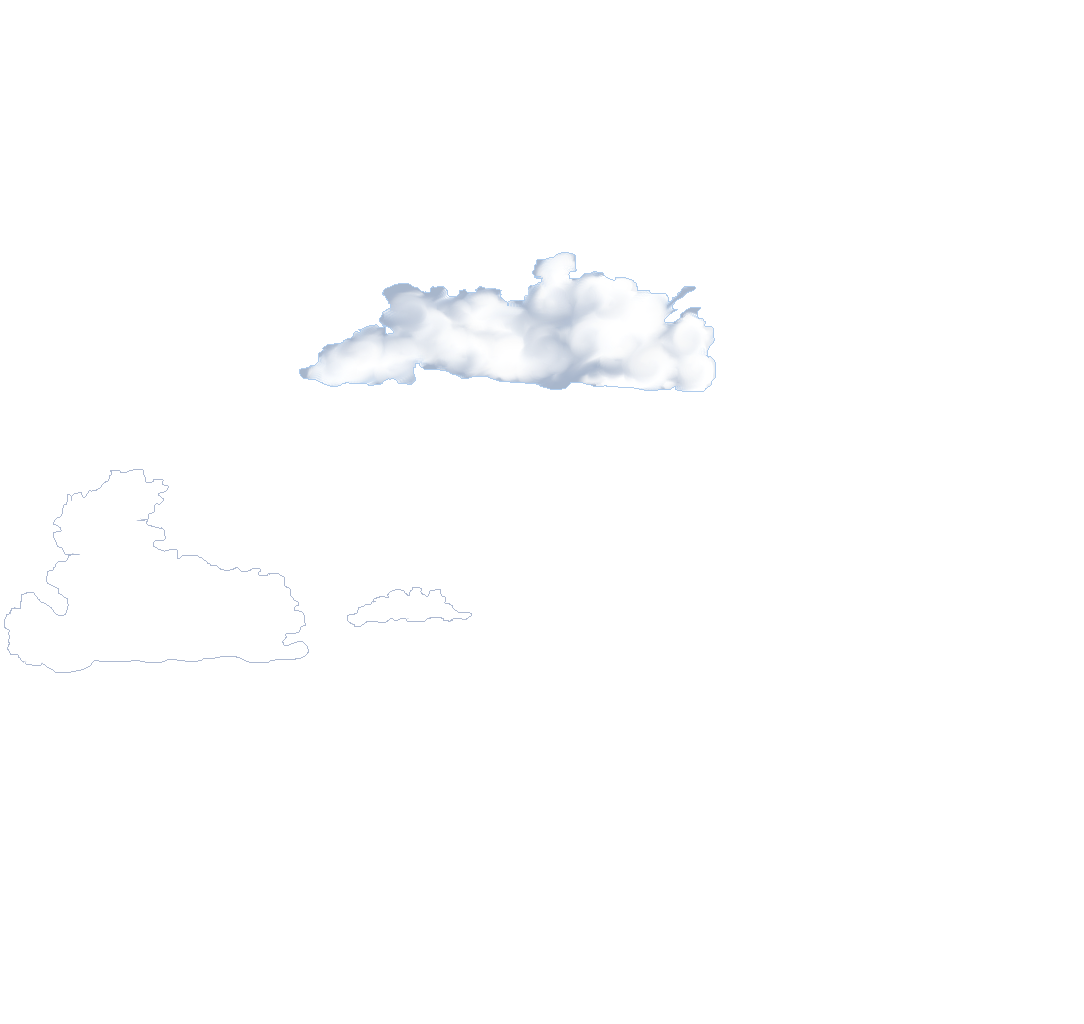
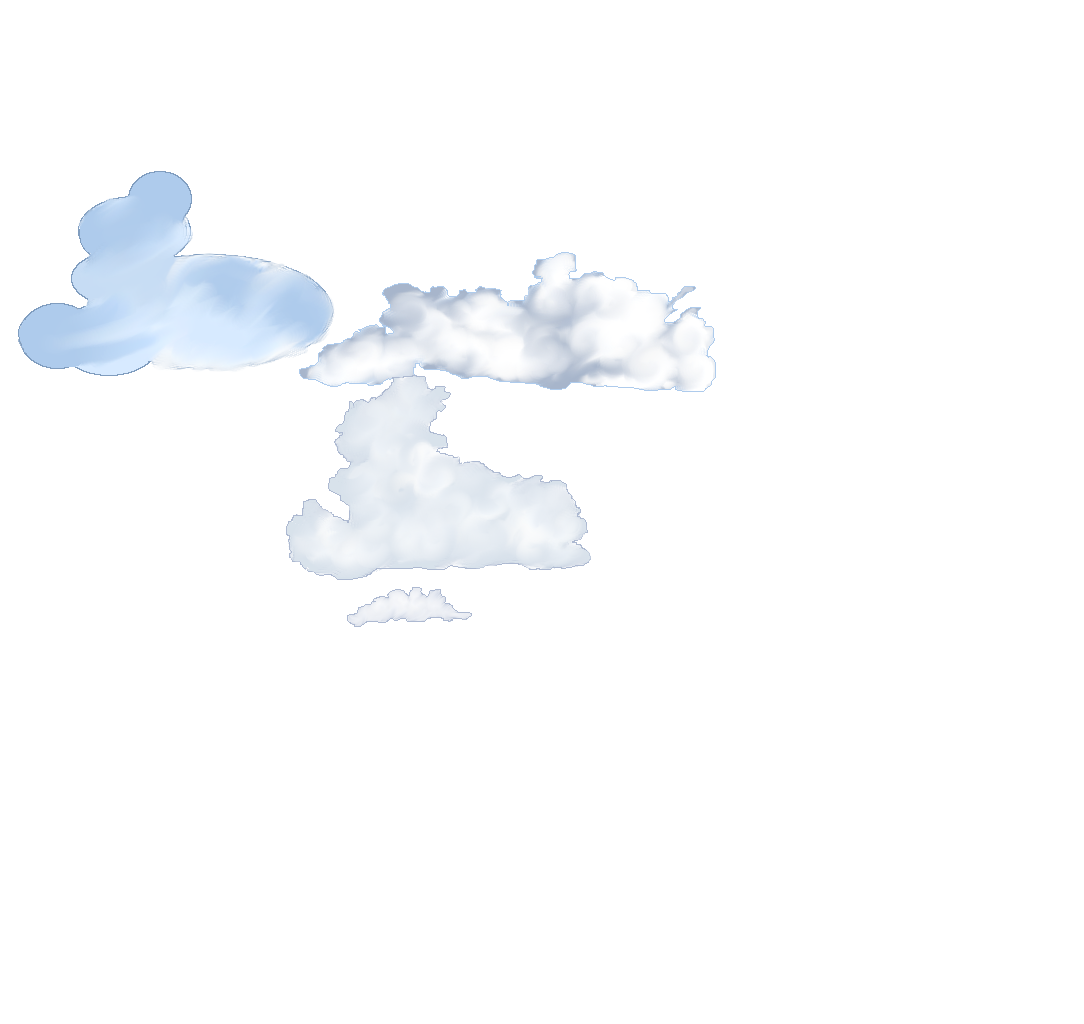
The second 1084 × 1024 image is a revision of the first. Changes to its layers:
painted on "Nuage4" over [4, 375, 591, 673]
painted on "Nuage3" over [348, 588, 471, 626]
painted on "Nuage2" over [300, 272, 700, 391]
showed "Nuage1" over [18, 171, 335, 376]
removed layer "Arrière-plan" over [4, 171, 700, 673]
